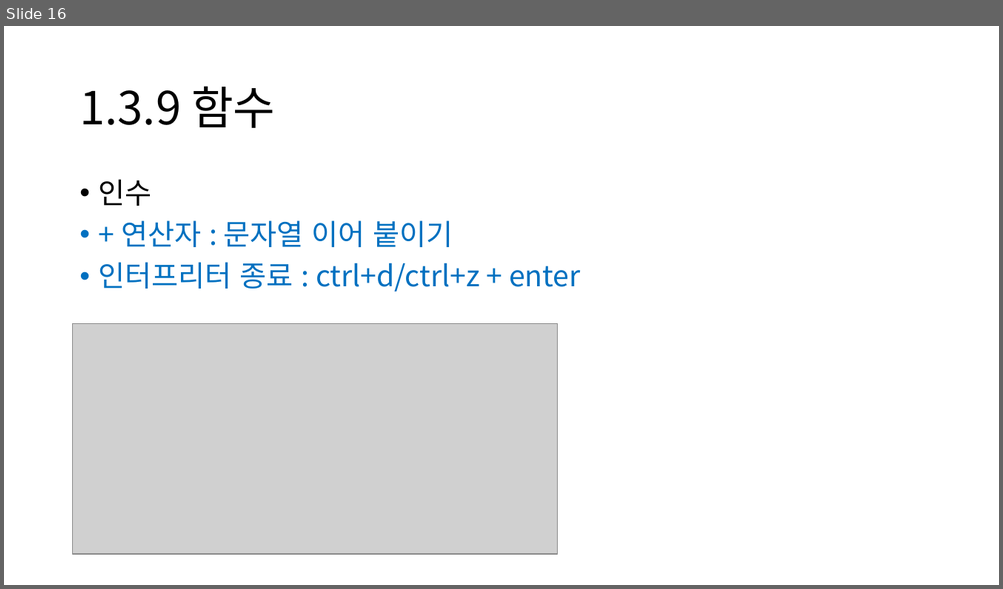
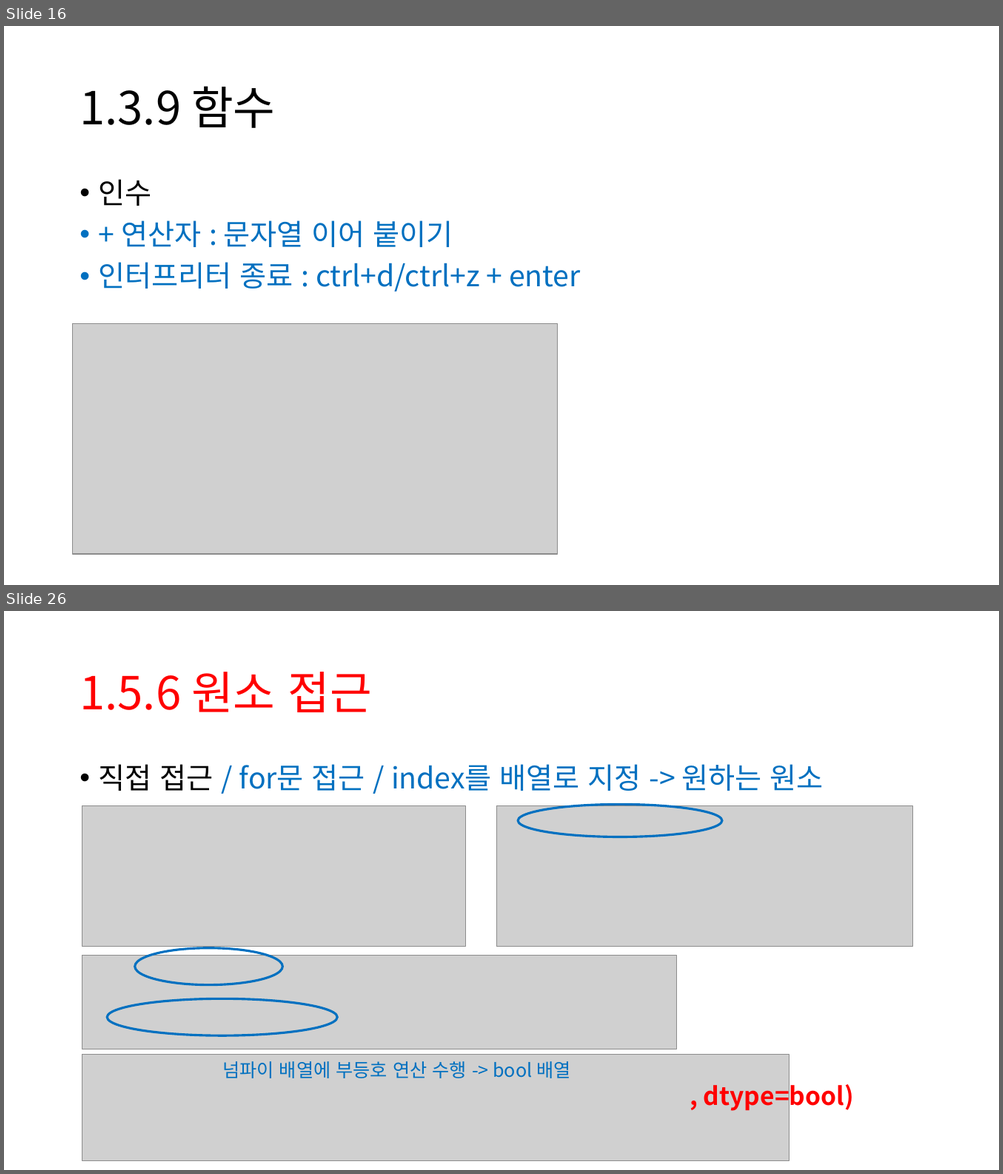
Before and after one commit to UIJIh/2024, a slide deck: DeepLearningFromScratch/ch01/dlfs_ch01.pptx. Shown one above the other, each under a label of ours: slide 16 before the commit, slides 16 and 26 after it; the slides between them are not shown. The pictures are 1003x589 and 1003x1174 pixels, drawn with LibreOffice and Linux fonts; fonts in the diff are those of the drawing; grey boxes stand for pictures. Boxes give left, top, right and bottom in pixels: in the first picture for what was removed or moved away, otherwise in the second. Text is boxed around its words. In the diff, an @@ line names an element or a change of style, - is before the commit and + after.

```diff
--- a/DeepLearningFromScratch/ch01/dlfs_ch01.pptx
+++ b/DeepLearningFromScratch/ch01/dlfs_ch01.pptx
@@ slide 26 added at (4, 611, 999, 1170), background #FFFFFF @@
@@ title added at (79, 672, 372, 712), 44 pt, text #FF0000 @@
+1.5.6 원소 접근
@@ text added at (99, 764, 823, 791), 28 pt, text #0070C0 @@
+• 직접 접근 / for문 접근 / index를 배열로 지정 -> 원하는 원소
@@ picture added at (82, 806, 466, 947) @@
@@ picture added at (496, 806, 912, 947) @@
@@ ellipse added at (518, 804, 723, 837), outline #0070C0 2.25 pt @@
@@ picture added at (82, 955, 677, 1050) @@
@@ ellipse added at (134, 948, 282, 985), outline #0070C0 2.25 pt @@
@@ ellipse added at (107, 999, 338, 1036), outline #0070C0 2.25 pt @@
@@ picture added at (82, 1054, 789, 1161) @@
@@ text added at (222, 1062, 570, 1079), 18 pt, text #0070C0 @@
+넘파이 배열에 부등호 연산 수행 -> bool 배열
@@ text added at (703, 1080, 854, 1113), 24 pt, text #FF0000, bold @@
+, dtype=bool)
```
Also in this commit, not shown: 2 slides changed, 8 other slides added.
